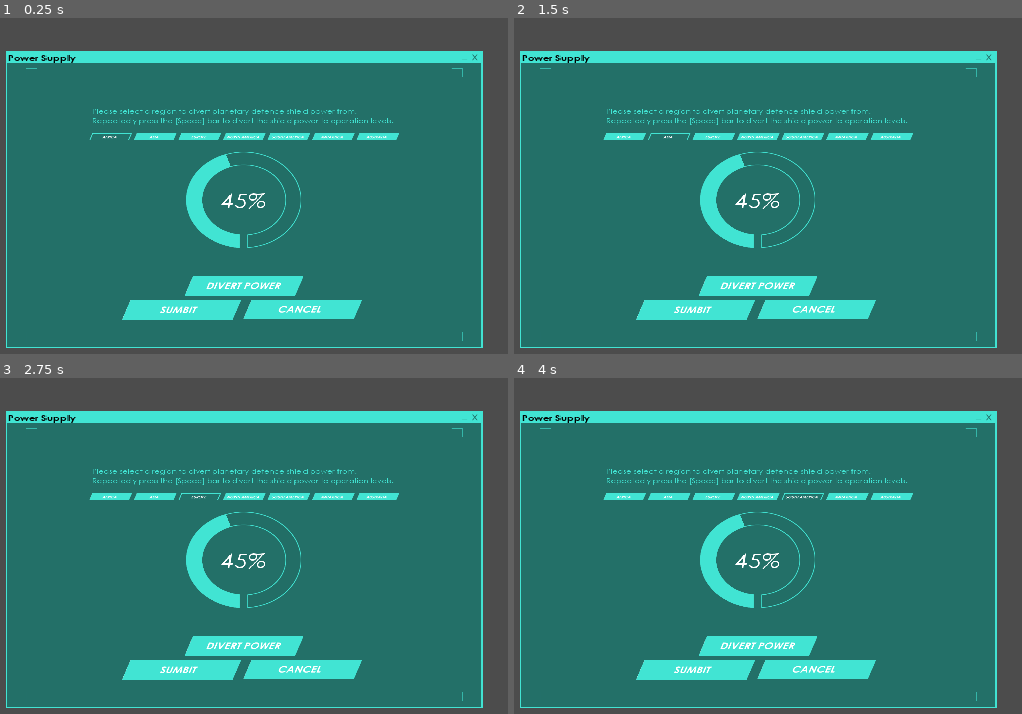
Above: before the commit, frames 1-4 (two rows, left to right).
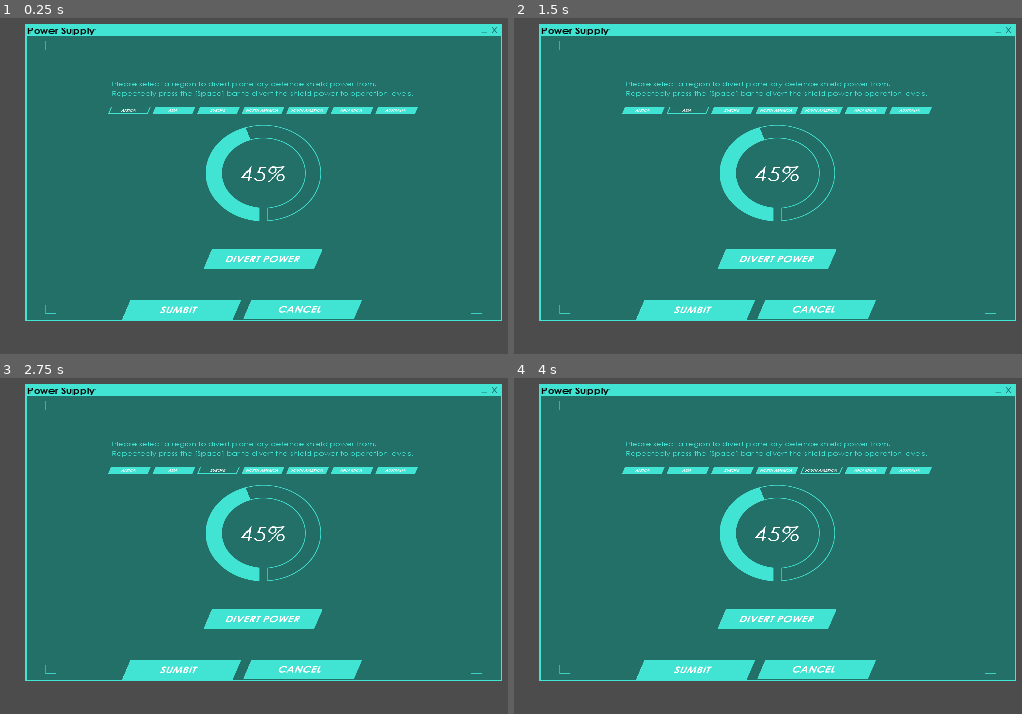
Above: after the commit, the same moments.

Repository: CoderJet/GMTK-20
Game: Godot game, scene res://src/SpaceMashGame/SpaceMashGame.tscn
Two runs of this game, one before a commit and one after it. Both use one fixed random seed, a clock stepped at 60 frames per second and the inputs below. This scene is started directly instead of the project's main scene.
Inputs (mouse positions are in pixels of both pictures, inside the frame that each line leads up to; where the layout moved, square brackets give the same spot in the first picture):
- Up to frame 1 (0.25 s): no input
- Up to frame 2 (1.5 s): click (646, 108) [625, 135] at 0.5 s; click (686, 108) [666, 135] at 1.25 s
- Up to frame 3 (2.75 s): click (218, 468) [198, 495] at 2 s
- Up to frame 4 (4 s): click (778, 468) [757, 495] at 2.75 s; click (823, 468) [803, 495] at 3.5 s

The runs differ from the first frame. In frame 1, 33% of the frame differs, in the area x 1-99%, y 1-99%; in frame 2, 33%; in frame 3, 33%; in frame 4, 33%.

Commit message:
For Niall

Diff:
--- a/src/SpaceMashGame/SpaceMashGame.tscn
+++ b/src/SpaceMashGame/SpaceMashGame.tscn
@@ -36,8 +36,8 @@
 shortcut = SubResource( 1 )
 
 [node name="SpaceMashGame" type="Control"]
-margin_right = 1221.0
-margin_bottom = 818.0
+margin_right = 1280.0
+margin_bottom = 720.0
 rect_scale = Vector2( 1.04796, 0.874842 )
 script = ExtResource( 1 )
 __meta__ = {
@@ -49,12 +49,13 @@
 anchor_top = 0.5
 anchor_right = 0.5
 anchor_bottom = 0.5
-margin_left = -364.0
-margin_top = -271.5
-margin_right = 364.0
-margin_bottom = 271.5
+margin_left = -363.0
+margin_top = -272.5
+margin_right = 365.0
+margin_bottom = 270.5
 rect_pivot_offset = Vector2( 364, 271 )
 texture = ExtResource( 22 )
+region_rect = Rect2( 0.044, 0, 1091.96, 816 )
 patch_margin_left = 71
 patch_margin_top = 71
 patch_margin_right = 71
